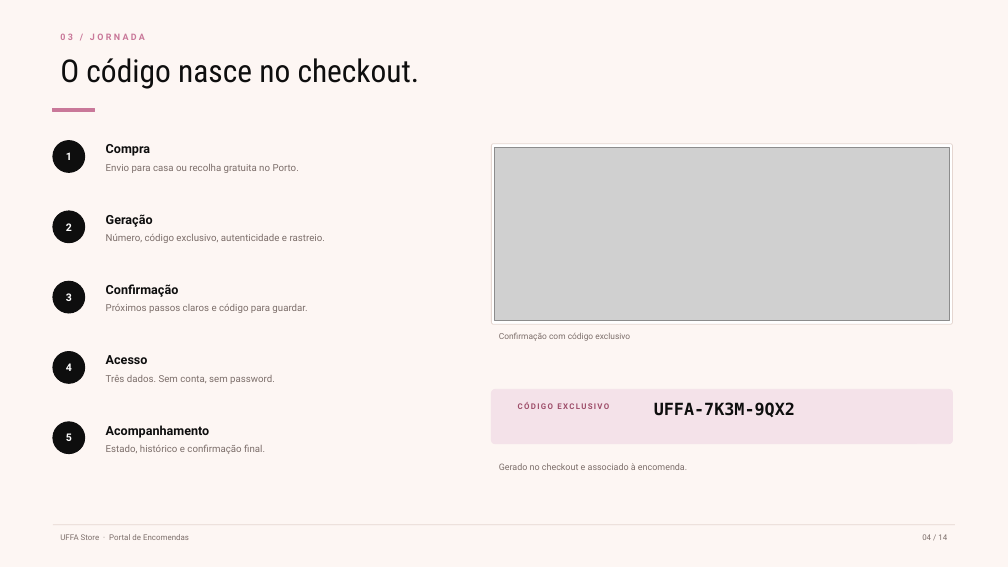
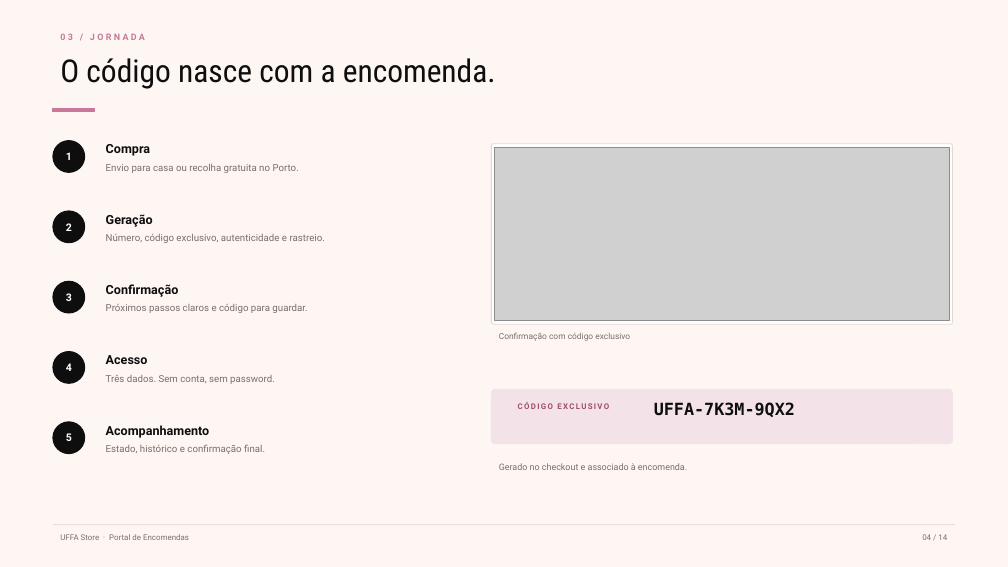
Before and after one commit to jrfdutra/uffastore, a slide deck: slide 4 of docs/apresentacao-uffa.pptx. Drawn at 1008x567 pixels with LibreOffice and Linux fonts; fonts in the diff are those of the drawing; grey boxes stand for pictures. Boxes give left, top, right and bottom in pixels: in the first picture for what was removed or moved away, otherwise in the second. Text is boxed around its words. In the diff, an @@ line names an element or a change of style, - is before the commit and + after.

```diff
--- a/docs/apresentacao-uffa.pptx
+++ b/docs/apresentacao-uffa.pptx
@@ text at (x1=60, y1=58, x2=496, y2=89): text changed @@
-O código nasce no checkout.
+O código nasce com a encomenda.
```
Also in this commit, not shown: 1 other slide changed, 12 other files.
